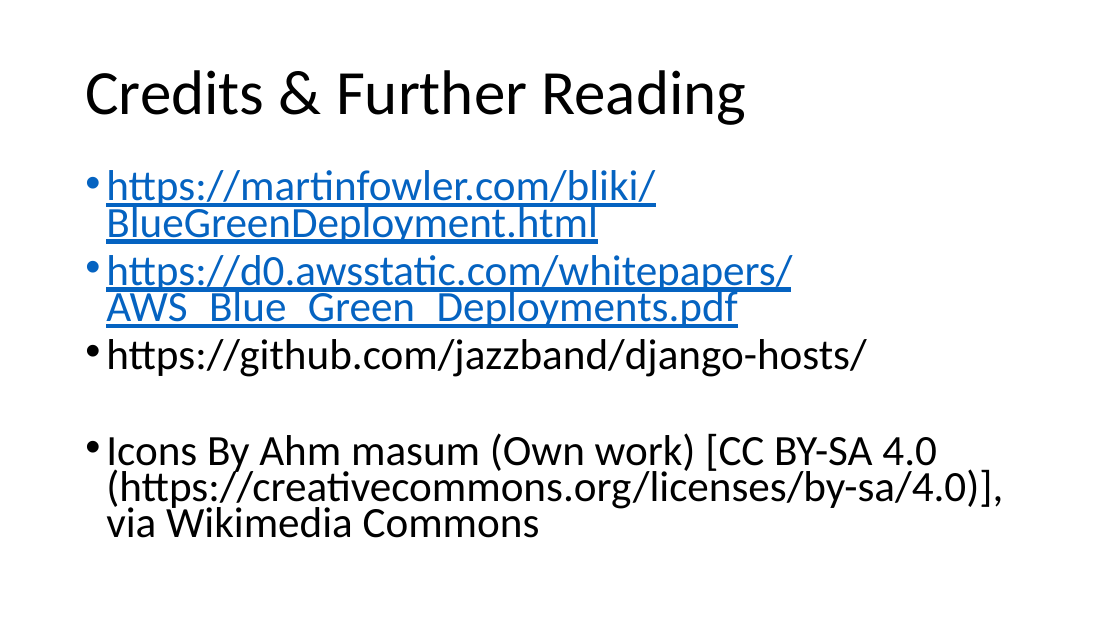
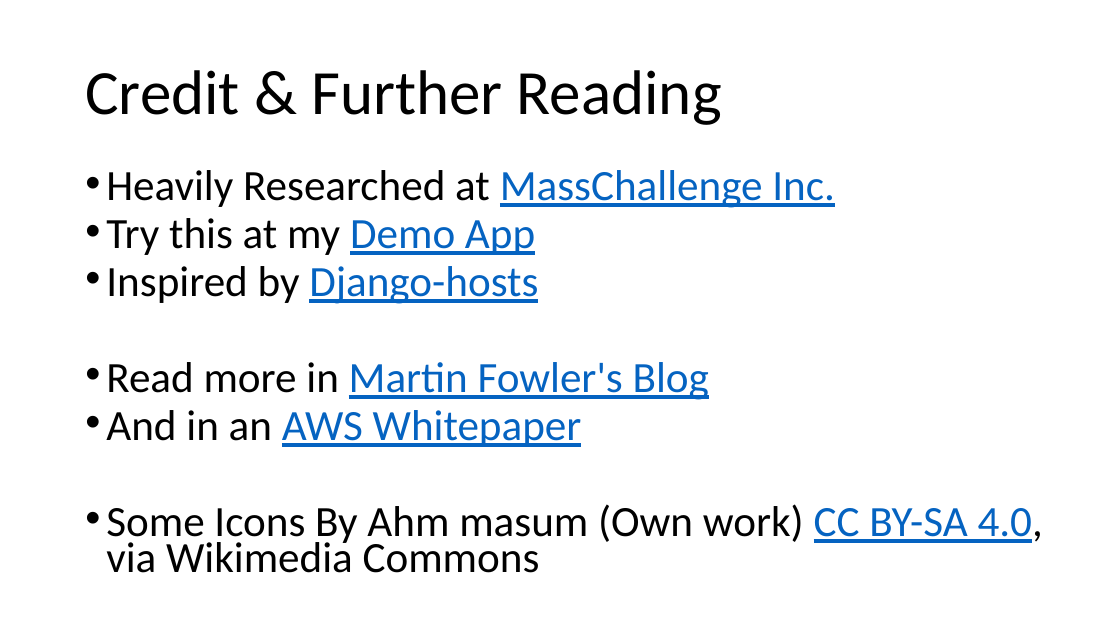
Before and after one commit to yotammanor/bluegreenbooks, a slide deck: slide 38 of PyWebIL - App Based Blue Green Migrations With Django.pptx. Drawn at 1120x630 pixels with LibreOffice and Linux fonts; fonts in the diff are those of the drawing. Boxes give left, top, right and bottom in pixels: in the first picture for what was removed or moved away, otherwise in the second. Text is boxed around its words. In the diff, an @@ line names an element or a change of style, - is before the commit and + after.

Commit message:
update slides

```diff
--- a/PyWebIL - App Based Blue Green Migrations With Django.pptx
+++ b/PyWebIL - App Based Blue Green Migrations With Django.pptx
@@ title at [85,70,722,125]: text changed @@
-Credits & Further Reading
+Credit & Further Reading
@@ text at [106,170,1043,573]: text changed @@
-• https://martinfowler.com/bliki/BlueGreenDeployment.html
-• https://d0.awsstatic.com/whitepapers/AWS_Blue_Green_Deployments.pdf
-• https://github.com/jazzband/django-hosts/
-• Icons By Ahm masum (Own work) [CC BY-SA 4.0 (https://creativecommons.org/licenses/by-sa/4.0)], via Wikimedia Commons
+• Heavily Researched at MassChallenge Inc.
+• Try this at my Demo App
+• Inspired by Django-hosts
+• Read more in Martin Fowler's Blog
+• And in an AWS Whitepaper
+• Some Icons By Ahm masum (Own work) CC BY-SA 4.0, via Wikimedia Commons
```
Also in this commit, not shown: 3 other slides changed, 1 slide added.
